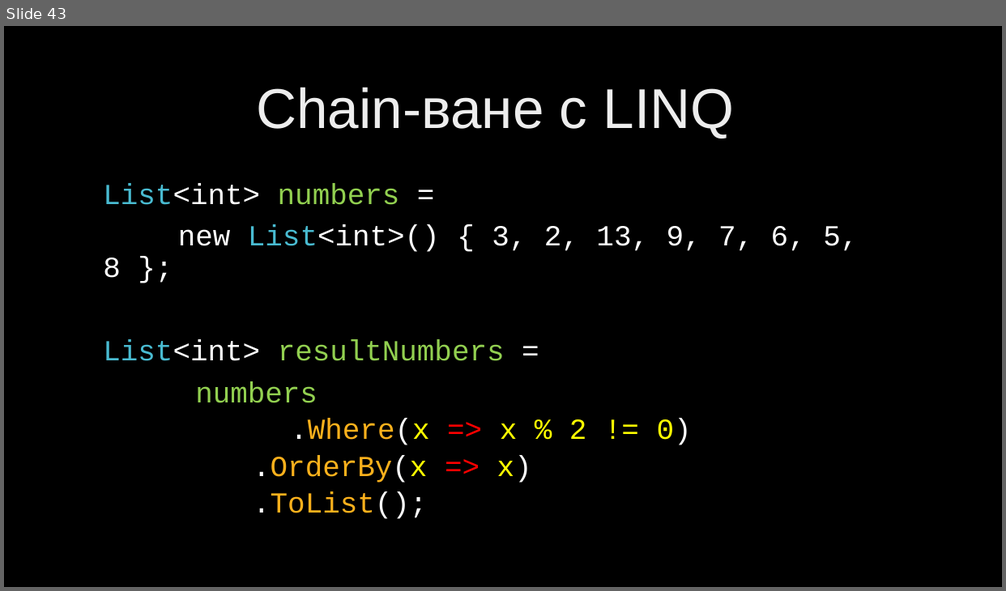
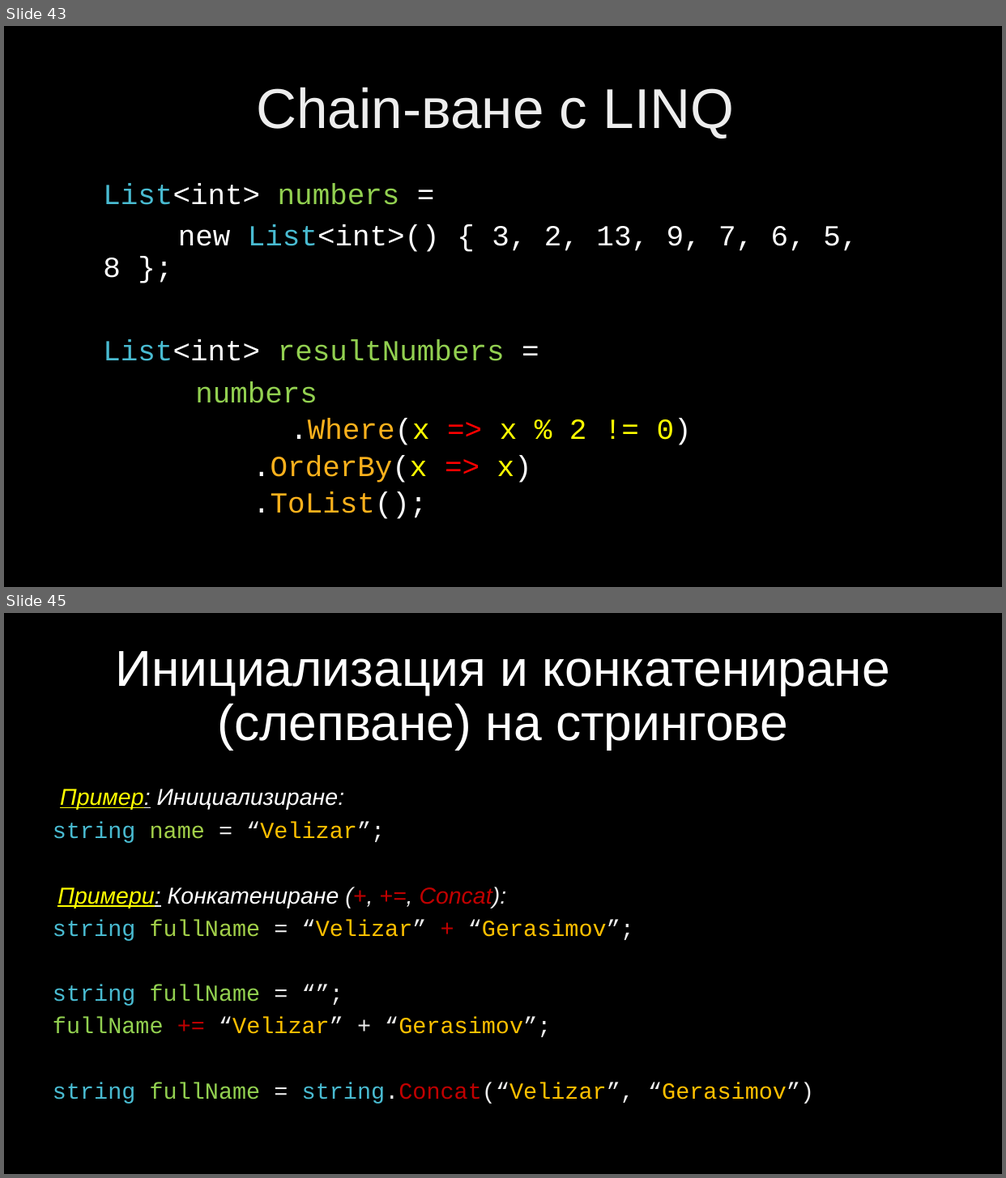
Before and after one commit to velizar92/CSharp-Programming-Presentations, a slide deck: C# Intermediate.pptx. Shown one above the other, each under a label of ours: slide 43 before the commit, slides 43 and 45 after it; the slides between them are not shown. The pictures are 1006x591 and 1006x1178 pixels, drawn with LibreOffice and Linux fonts; fonts in the diff are those of the drawing; background and template pictures are left out. Boxes give left, top, right and bottom in pixels: in the first picture for what was removed or moved away, otherwise in the second. Text is boxed around its words. In the diff, an @@ line names an element or a change of style, - is before the commit and + after.

Commit message:
Updates for Text Processing lecture

```diff
--- a/C# Intermediate.pptx
+++ b/C# Intermediate.pptx
@@ slide 45 added at (4, 613, 1002, 1174), background picture (left out) @@
@@ title added at (115, 651, 890, 750), 48.6 pt, text #FFFFFF @@
+Инициализация и конкатениране (слепване) на стрингове
@@ text added at (53, 789, 814, 1104), 22.2 pt, text #FFC000 @@
+Пример: Инициализиране:
+string name = “Velizar”;
+Примери: Конкатениране (+, +=, Concat):
+string fullName = “Velizar” + “Gerasimov”;
+string fullName = “”;
+fullName += “Velizar” + “Gerasimov”;
+string fullName = string.Concat(“Velizar”, “Gerasimov”)
```
Also in this commit, not shown: 8 other slides added.
